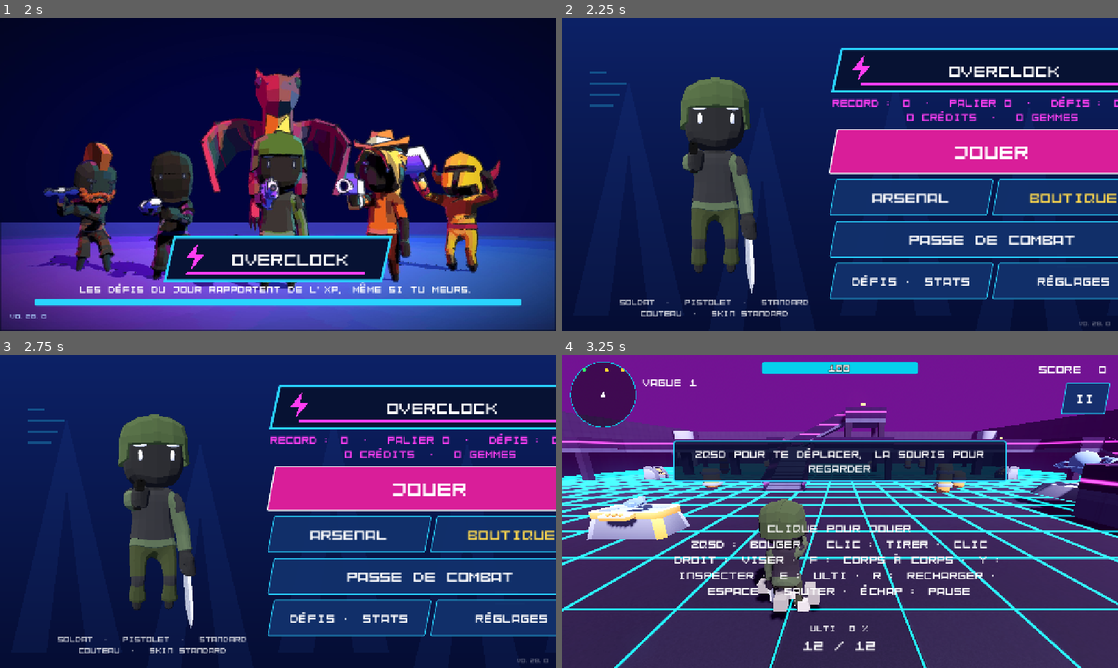
Above: before the commit, frames 1-4 (two rows, left to right).
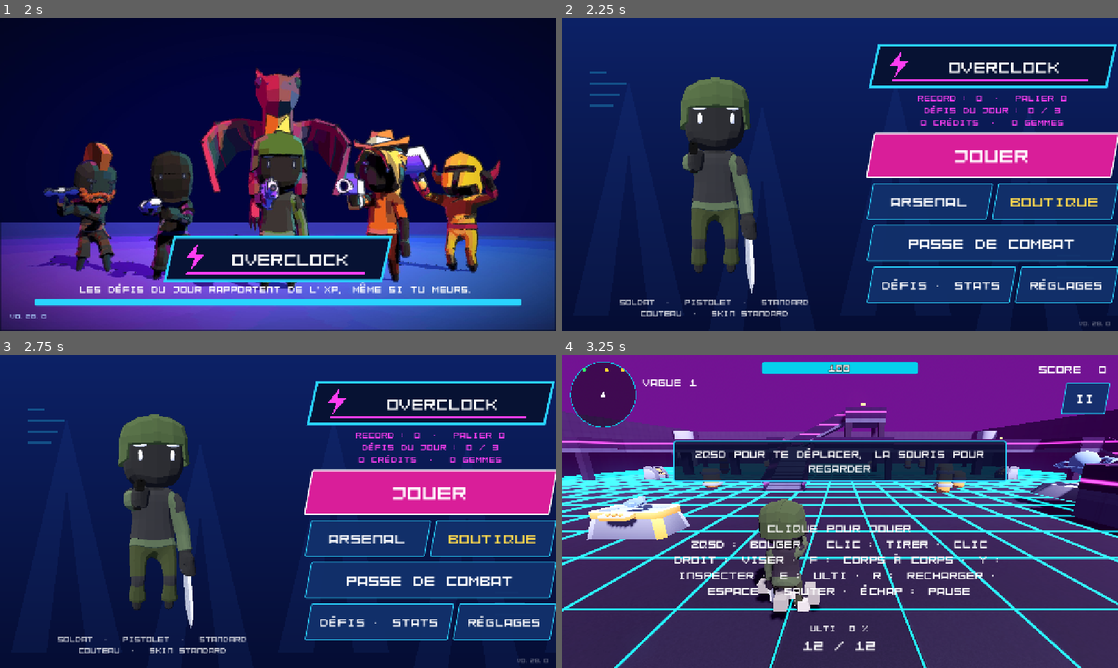
Above: after the commit, the same moments.

Repository: mariusortiz/overclock
Game: Godot game, scene res://scenes/loading.tscn
Same seed, same stepped clock (60 frames per second), same inputs: the game is played once before the commit and once after it.
Inputs (mouse positions are in pixels of both pictures, inside the frame that each line leads up to):
- Up to frame 1 (2 s): tap Enter at 0.5 s; move the mouse to (400, 158) at 0.52 s; hold D (move_right) 0.53-1.25 s; tap B (emote) at 0.6 s; click (400, 158) at 0.67 s; tap Space (jump) at 0.77 s; drag from (166, 190) to (250, 237) at 1.27 s
- Up to frame 2 (2.25 s): move the mouse to (895, 105) at 2.02 s; hold D (move_right) from 2.03 s (still down); tap F (melee) at 2.1 s
- Up to frame 3 (2.75 s): keep holding D (move_right)
- Up to frame 4 (3.25 s): release D (move_right) at 2.75 s; click "JOUER" at 2.75 s

Frame 1 is identical in both runs. In frame 2, 18% of the frame differs, in the area x 48-100%, y 8-92%; in frame 3, 18%; in frame 4, nothing differs.

Commit message:
Home status on three lines, shorter end-screen stats, credits at a tenth of the score
Co-Authored-By: Claude Opus 5.5 <noreply@anthropic.com>
Claude-Session: https://claude.ai/code/session_01TMrhLU8C9hMQ3DU14F1G1z

Diff:
--- a/scenes/menu.tscn
+++ b/scenes/menu.tscn
@@ -50,7 +50,7 @@
 
 [node name="Best" type="Label" parent="Right/Box"]
 theme_override_colors/font_color = Color(1, 0.24, 0.95, 1)
-theme_override_font_sizes/font_size = 24
+theme_override_font_sizes/font_size = 20
 text = "Record : 0"
 horizontal_alignment = 1
 
--- a/scripts/hud.gd
+++ b/scripts/hud.gd
@@ -449,7 +449,7 @@
 	if not counts.is_empty():
 		var shots: float = counts.get("shots", 0)
 		var accuracy := 0 if shots == 0 else roundi(100.0 * minf(counts.get("hits", 0) / shots, 1.0))
-		_final_score.text += "\n%d éliminations  ·  %d tirs à la tête  ·  précision %d %%" % [
+		_final_score.text += "\n%d élim.  ·  %d à la tête  ·  %d %% de précision" % [
 				counts.get("kills", 0), counts.get("headshots", 0), accuracy]
 	if rank > 0:
 		_best_score.text += "  ·  %de du classement" % rank if rank > 1 else "  ·  1er du classement"
--- a/scripts/menu.gd
+++ b/scripts/menu.gd
@@ -17,7 +17,7 @@
 	Input.mouse_mode = Input.MOUSE_MODE_VISIBLE
 	Music.play_track(Music.Track.MAIN)
 	_stage.show_loadout()
-	_best_label.text = "Record : %d  ·  Palier %d  ·  Défis : %d / %d\n%d crédits  ·  %d gemmes" % [
+	_best_label.text = "Record : %d  ·  Palier %d\nDéfis du jour : %d / %d\n%d crédits  ·  %d gemmes" % [
 			SaveData.load_high_score(), BattlePass.progress().tier, Challenges.done_count(), Challenges.PER_DAY,
 			Wallet.credits(), Wallet.gems()]
 	_settings_panel.visible = false
--- a/scripts/wallet.gd
+++ b/scripts/wallet.gd
@@ -7,7 +7,7 @@
 const GEMS_KEY := "gems"
 const OWNED_KEY := "owned"
 ## Credits per point of score at the end of a game (half after a death).
-const CREDITS_PER_SCORE_POINT := 0.05
+const CREDITS_PER_SCORE_POINT := 0.1
 const GEMS_PER_BOSS := 3
 const GEMS_FOR_ALL_CHALLENGES := 10
 
